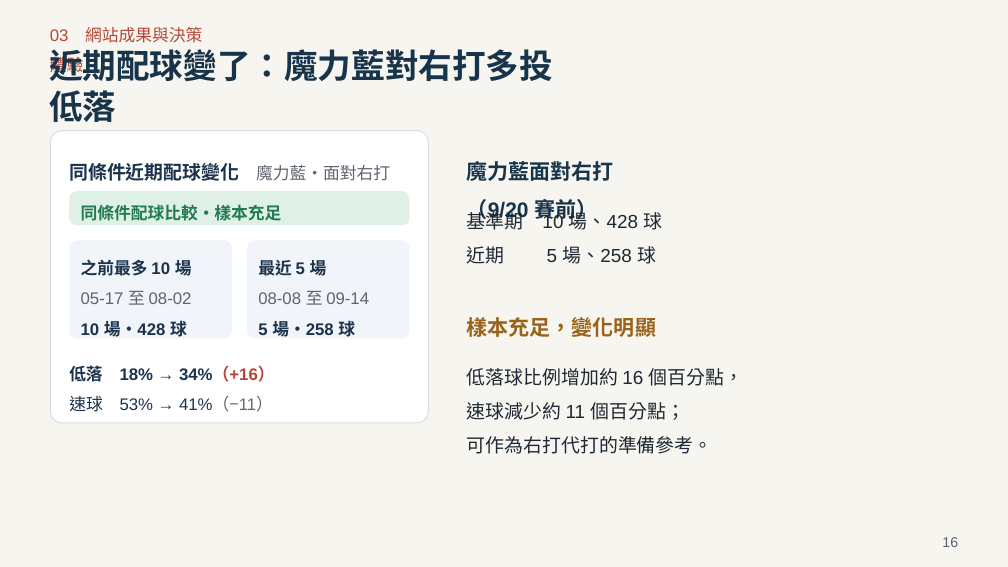
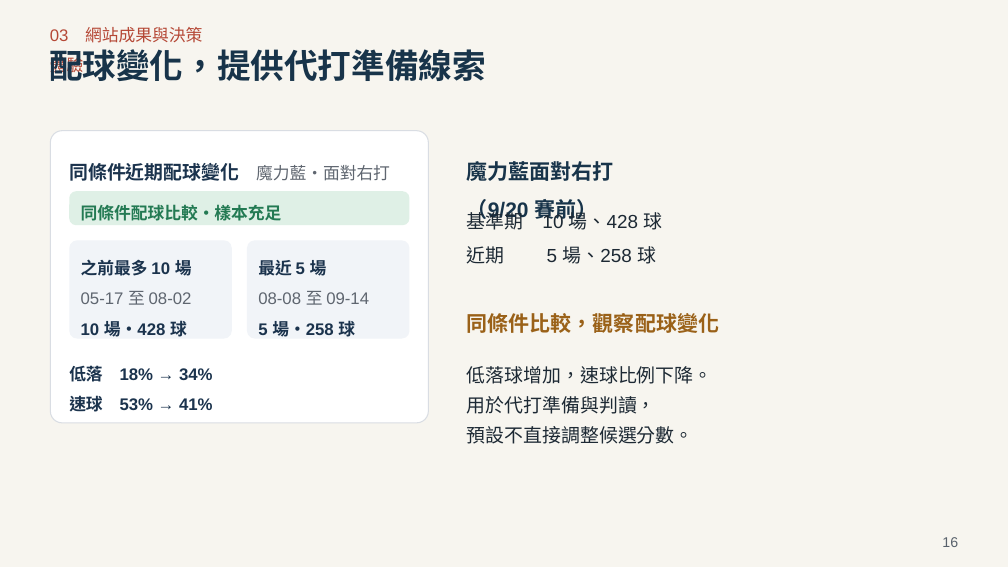
Before and after one commit to Da-Xiong-Chen/baseball_project, a slide deck: slide 16 of presentations/competition-2026/baseball-decision-22-slides.pptx. Drawn at 1008x567 pixels with LibreOffice and Linux fonts; fonts in the diff are those of the drawing. Boxes give left, top, right and bottom in pixels: in the first picture for what was removed or moved away, otherwise in the second. Text is boxed around its words. In the diff, an @@ line names an element or a change of style, - is before the commit and + after.

```diff
--- a/presentations/competition-2026/baseball-decision-22-slides.pptx
+++ b/presentations/competition-2026/baseball-decision-22-slides.pptx
@@ text at (49, 49, 486, 81): text changed @@
-近期配球變了：魔力藍對右打多投低落
+配球變化，提供代打準備線索
@@ text at (467, 313, 719, 333): text changed @@
-樣本充足，變化明顯
+同條件比較，觀察配球變化
@@ text at (69, 366, 213, 412): text changed @@
-低落 18% → 34%（+16）
-速球 53% → 41%（−11）
+低落 18% → 34%
+速球 53% → 41%
@@ text at (467, 366, 713, 444): text changed @@
-低落球比例增加約 16 個百分點，
-速球減少約 11 個百分點；
-可作為右打代打的準備參考。
+低落球增加，速球比例下降。
+用於代打準備與判讀，
+預設不直接調整候選分數。
```
Also in this commit, not shown: 11 other slides changed, 2 other files.
